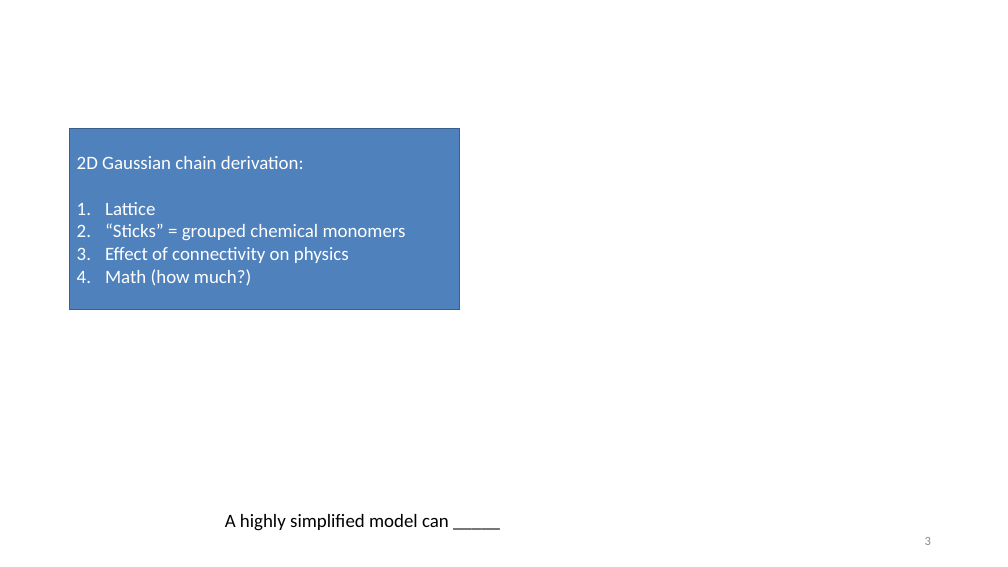
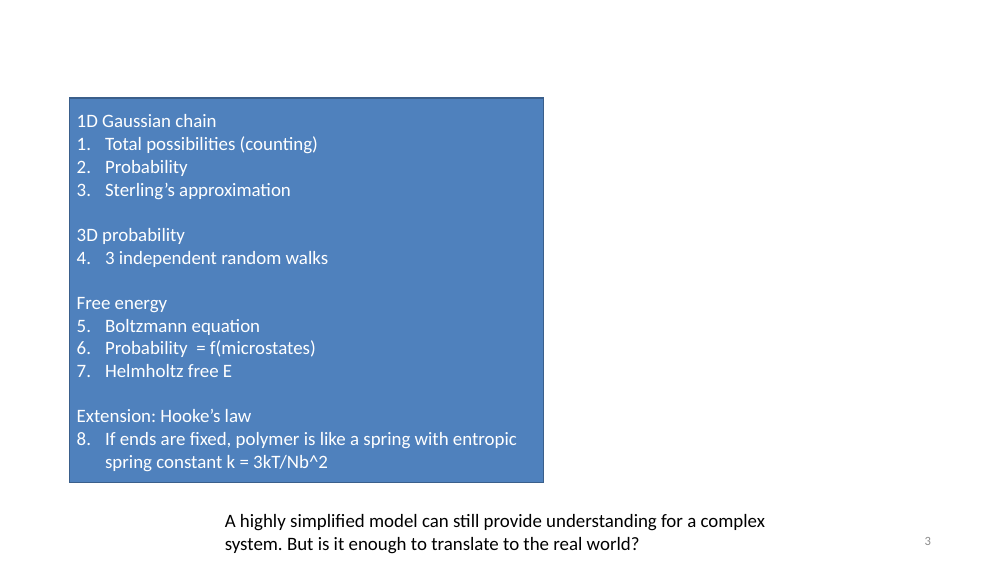
Before and after one commit to tyokokur/presentations, a slide deck: slide 3 of 20230427 CBE Student Colloquium.pptx. Drawn at 1008x567 pixels with LibreOffice and Linux fonts; fonts in the diff are those of the drawing; background and template pictures are left out. Boxes give left, top, right and bottom in pixels: in the first picture for what was removed or moved away, otherwise in the second. Text is boxed around its words. In the diff, an @@ line names an element or a change of style, - is before the commit and + after.

```diff
--- a/20230427 CBE Student Colloquium.pptx
+++ b/20230427 CBE Student Colloquium.pptx
@@ rectangle "1D Gaussian chain": place and size @@
-rectangle "1D Gaussian chain" at box(70, 129, 461, 310)
+rectangle "1D Gaussian chain" at box(70, 98, 544, 483)
@@ text in rectangle at box(77, 114, 517, 471): text changed @@
-2D Gaussian chain derivation:
-1. Lattice
-2. “Sticks” = grouped chemical monomers
-3. Effect of connectivity on physics
-4. Math (how much?)
+1D Gaussian chain
+1. Total possibilities (counting)
+2. Probability
+3. Sterling’s approximation
+3D probability
+1. 3 independent random walks
+Free energy
+1. Boltzmann equation
+2. Probability = f(microstates)
+3. Helmholtz free E
+Extension: Hooke’s law
+1. If ends are fixed, polymer is like a spring with entropic spring constant k = 3kT/Nb^2
@@ text at box(225, 514, 765, 554): text changed @@
-A highly simplified model can _____
+A highly simplified model can still provide understanding for a complex system. But is it enough to translate to the real world?
```
Also in this commit, not shown: 1 slide added.
